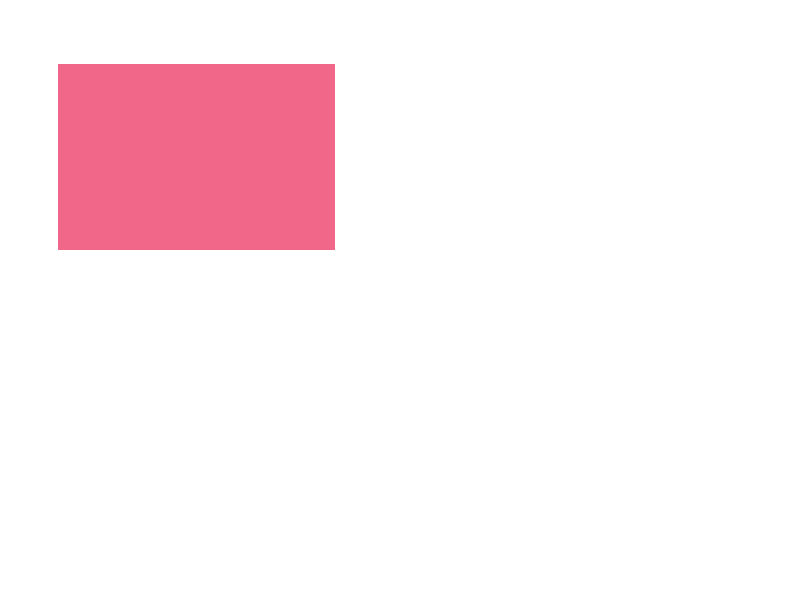
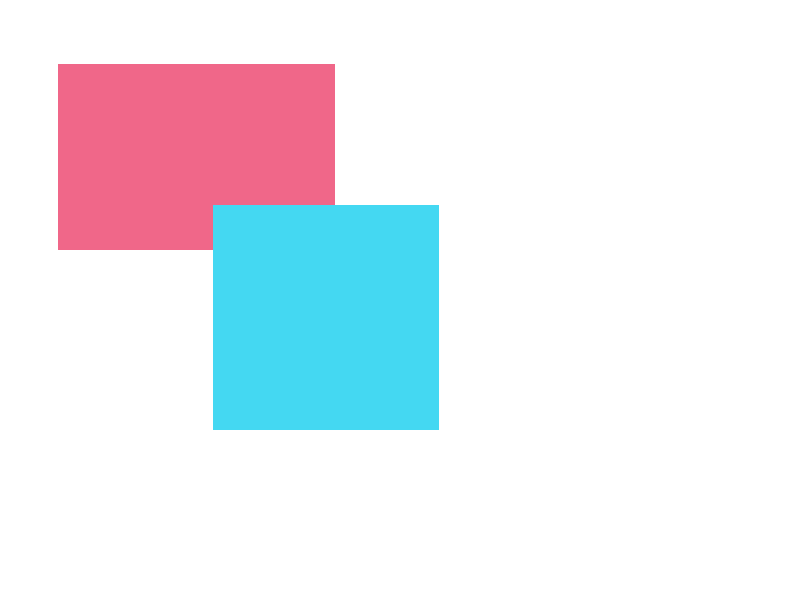
The second 800 × 600 image is a revision of the first. Changes to its layers:
painted on "Layer 1" over [213, 205, 439, 430]
